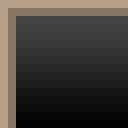
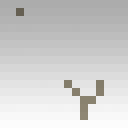
The second w=128, h=128 image is a revision of the first. Changes to its layers:
hid "CeilingCorner2", moved it into group "Environment" over [0,0,128,128]
hid "Floor16", moved it into group "Environment" over [0,0,128,128]
added group "EnvironmentDeco" with 4 layers over [0,0,128,128]
added layer "Shadow1" in group "EnvironmentDeco" over [0,0,128,128]
renamed "Wall2" to "WallDeco1", showed it, moved it into group "EnvironmentDeco", painted on it over [0,0,128,128]
